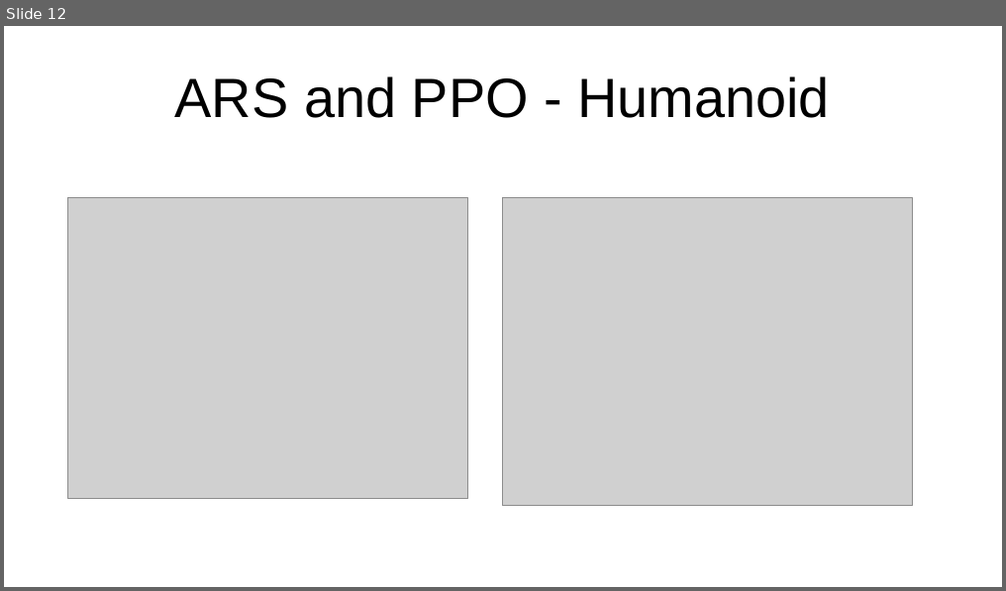
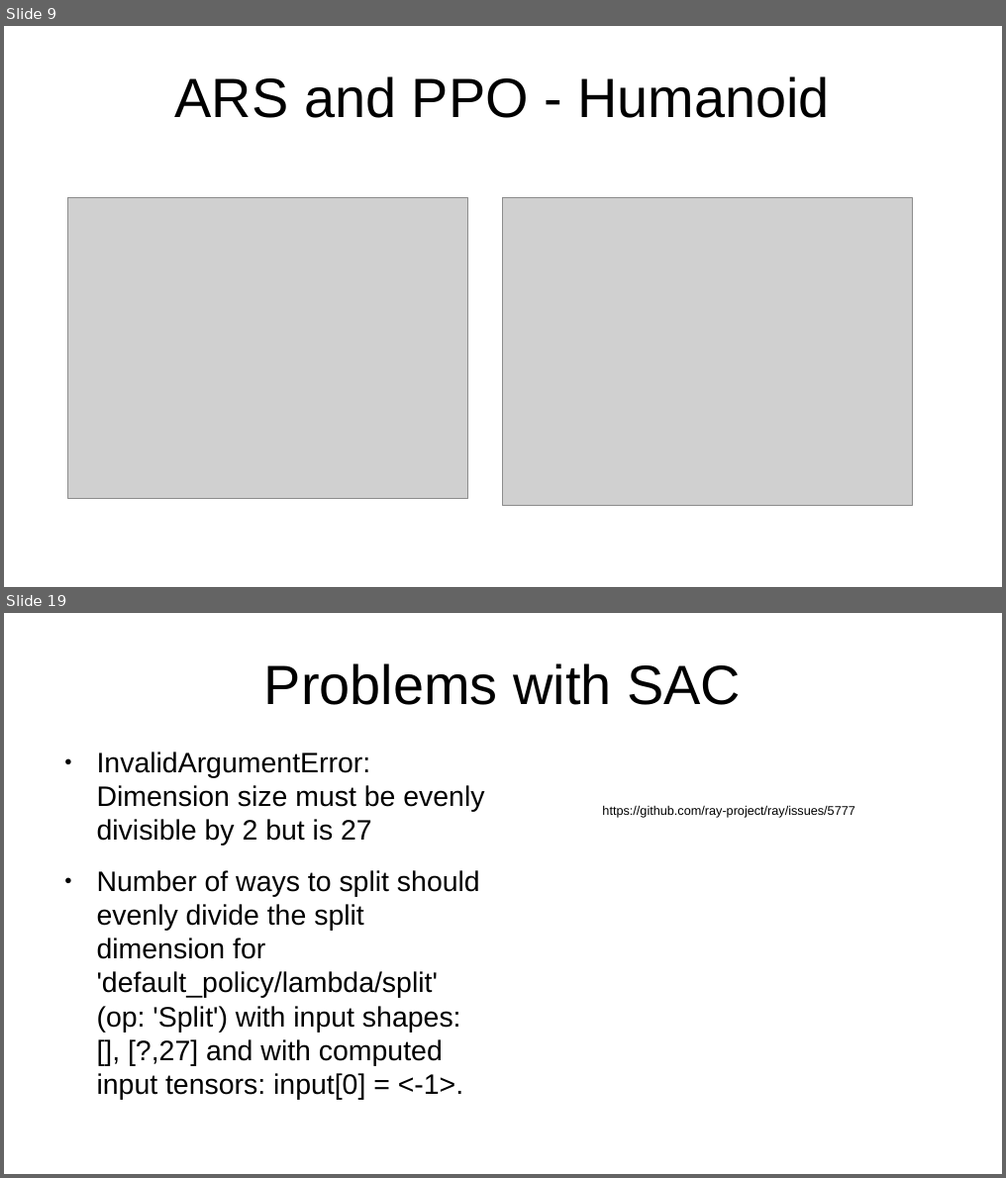
Before and after one commit to sgillen/seagul, a slide deck: seagul/rllib/rllib_with_rbf/Temporary_Results.odp. Shown one above the other, each under a label of ours: slide 12 before the commit, slides 9 and 19 after it; the slides between them are not shown. The pictures are 1006x591 and 1006x1178 pixels, drawn with LibreOffice and Linux fonts; fonts in the diff are those of the drawing; grey boxes stand for pictures. Boxes give left, top, right and bottom in pixels: in the first picture for what was removed or moved away, otherwise in the second. Text is boxed around its words. In the diff, an @@ line names an element or a change of style, - is before the commit and + after.

```diff
--- a/seagul/rllib/rllib_with_rbf/Temporary_Results.odp
+++ b/seagul/rllib/rllib_with_rbf/Temporary_Results.odp
@@ slide 19 added at <box>4,613,1002,1174</box>, background #FFFFFF @@
@@ title added at <box>264,663,741,705</box>, 44 pt, text #000000 @@
+Problems with SAC
@@ text added at <box>97,752,484,1100</box>, 22.4 pt, text #000000 @@
+● InvalidArgumentError: Dimension size must be evenly divisible by 2 but is 27
+● Number of ways to split should evenly divide the split dimension for 'default_policy/lambda/split' (op: 'Split') with input shapes: [], [?,27] and with computed input tensors: input[0] = <-1>.
@@ text added at <box>602,805,854,818</box>, 10 pt, text #000000 @@
+https://github.com/ray-project/ray/issues/5777
@@ what was slide 12 is now slide 9 @@
```
Also in this commit, not shown: 4 slides changed, 9 other slides added, 3 slides removed, 34 other files.
